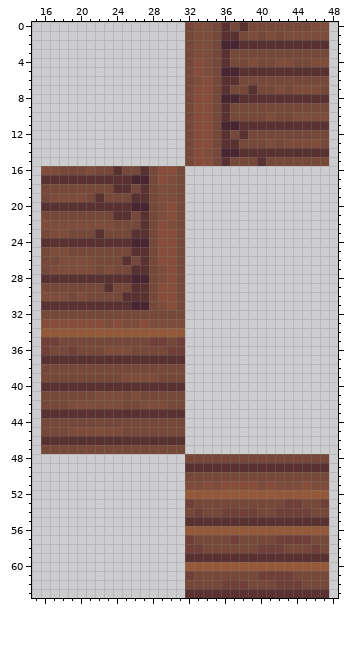
Pixel-art sprite, stored at Resources/Textures/_CP14/Structures/Walls/wood_full.rsi/wood6.png. That is the earlier state.
The file is 64x64 pixels. Shown: x 15..48, y 0..63.
Once edited:
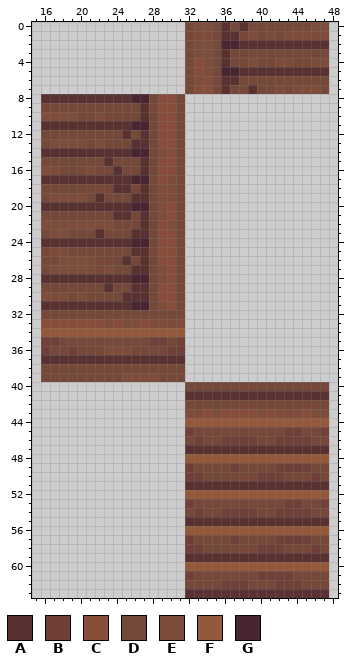
Palette (. is transparent): A #5a3131  B #703f38  C #874d3a  D #754839  E #7d4c3a  F #93593a  G #482530
The exact change:
{"y":8,"x":16,"old":"................DCCDGGAAAAAAAAAA","new":"AAAAAAAAAAGGDCCD................"}
{"y":9,"x":16,"old":"................DCCDADDDDDDDDDDD","new":"DDDDDDDDDDDADCCD................"}
{"y":10,"x":16,"old":"................DCCDADDDDEDDEEEE","new":"EEEEDDEDDDDADCCD................"}
{"y":11,"x":16,"old":"................DCCDGGAAAAAAAAAA","new":"AAAAAAAAAAGGDCCD................"}
{"y":12,"x":16,"old":"................DCCDADADDDDDDDDD","new":"DDDDDDDDDADADCCD................"}
{"y":13,"x":16,"old":"................DCCDAADDDEDEEEED","new":"DEEEEDEDDDAADCCD................"}
{"y":14,"x":16,"old":"................DCEDGGAAAAAAAAAA","new":"AAAAAAAAAAGGDECD................"}
{"y":15,"x":16,"old":"................DCCDADDDADDDDDDD","new":"DDDDDDDADDDADCCD................"}
{"y":40,"x":16,"old":"AAAAAAAAAAAAAAAA................","new":"................DDDDDDDDDDDDDDDD"}
{"y":41,"x":16,"old":"DDDDDDEEEDEDDDDD................","new":"................AAAAAAAAAAAAAAAA"}
{"y":42,"x":16,"old":"DDDEEEEEEDDEEEDD................","new":"................DDDDDDDDDDDDDDDD"}
{"y":43,"x":16,"old":"AAAAAAAAAAAAAAAA................","new":"................EECECCCCECEEECEE"}
{"y":44,"x":16,"old":"DDDDDDDDDDDDDDDD................","new":"................FFFFFFFFFFFFFFFF"}
{"y":45,"x":16,"old":"DDDEEEEEEDDDDDDD................","new":"................BDDDDDDDDDDBBDDB"}
{"y":46,"x":16,"old":"AAAAAAAAAAAAAAAA................","new":"................DBDDBBBBDDBBBBDD"}
{"y":47,"x":16,"old":"DDDDDDDDDDDDDDDD................","new":"................AAAAAAAAAAAAAAAA"}
{"y":48,"x":32,"old":"DDDDDDDDDDDDDDDD","new":"FFFFFFFFFFFFFFFF"}
{"y":49,"x":32,"old":"AAAAAAAAAAAAAAAA","new":"BDDDDBDDDDBBBBDD"}
{"y":50,"x":32,"old":"DD","new":"BB"}
{"y":50,"x":40,"old":"DDD","new":"BBB"}
{"y":50,"x":46,"old":"D","new":"B"}
{"y":51,"x":32,"old":"EECECCCCECEEECEE","new":"AAAAAAAAAAAAAAAA"}
{"label":"changed","picture_box":[41,94,329,166]}
{"label":"changed","picture_box":[41,382,329,490]}
